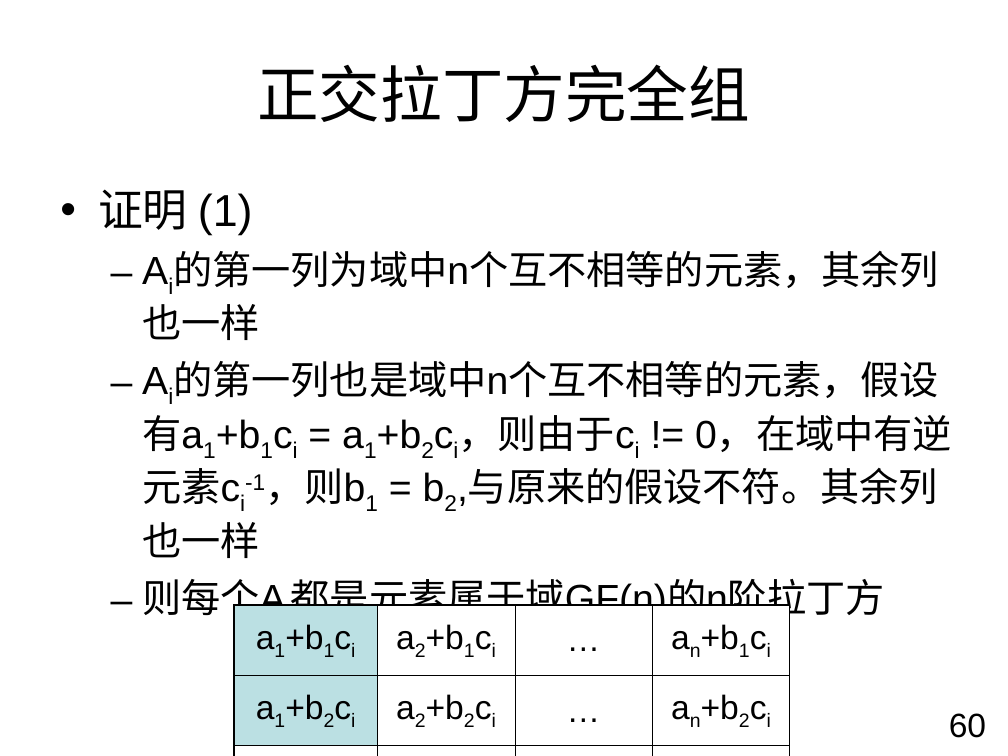
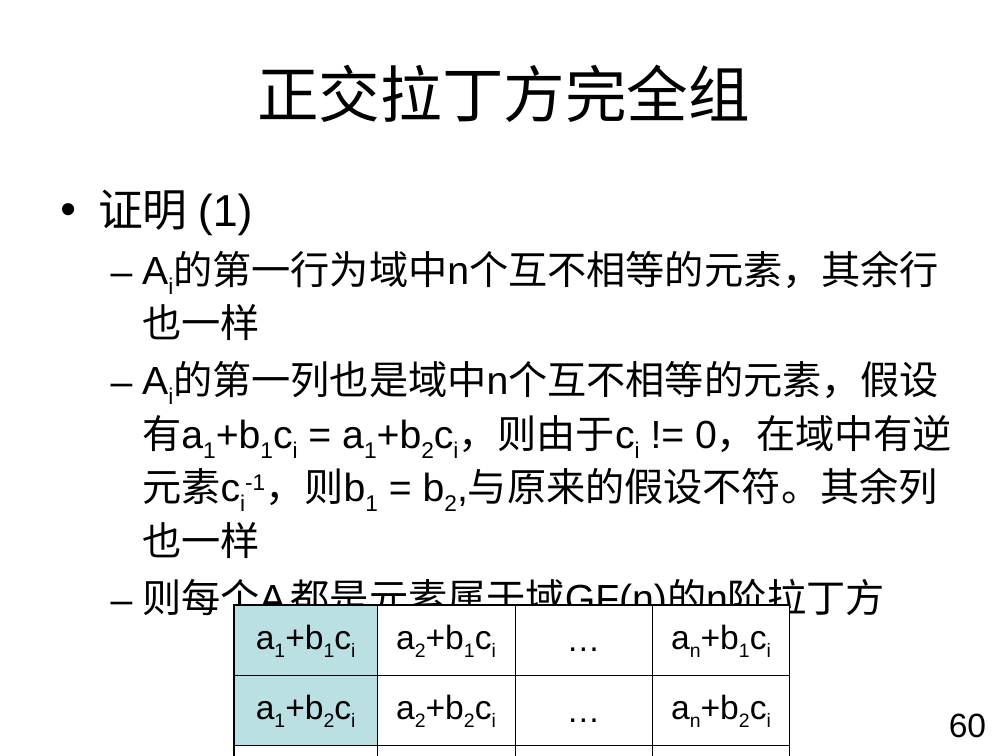
Before and after one commit to chchgb/pairwisetestingservice, a slide deck: slide 60 of Report/Construction Orthogonal Arrays.ppt. Drawn at 1008x756 pixels with LibreOffice and Linux fonts; fonts in the diff are those of the drawing; background and template pictures are left out. Boxes give left, top, right and bottom in pixels: in the first picture for what was removed or moved away, otherwise in the second. Text is boxed around its words. In the diff, an @@ line names an element or a change of style, - is before the commit and + after.

```diff
--- a/Report/Construction Orthogonal Arrays.ppt
+++ b/Report/Construction Orthogonal Arrays.ppt
@@ text at (x1=142, y1=251, x2=939, y2=340): text changed @@
-  – Ai的第一列为域中n个互不相等的元素，其余列也一样
+  – Ai的第一行为域中n个互不相等的元素，其余行也一样
```
Also in this commit, not shown: 2 other slides changed, 1 other file.
